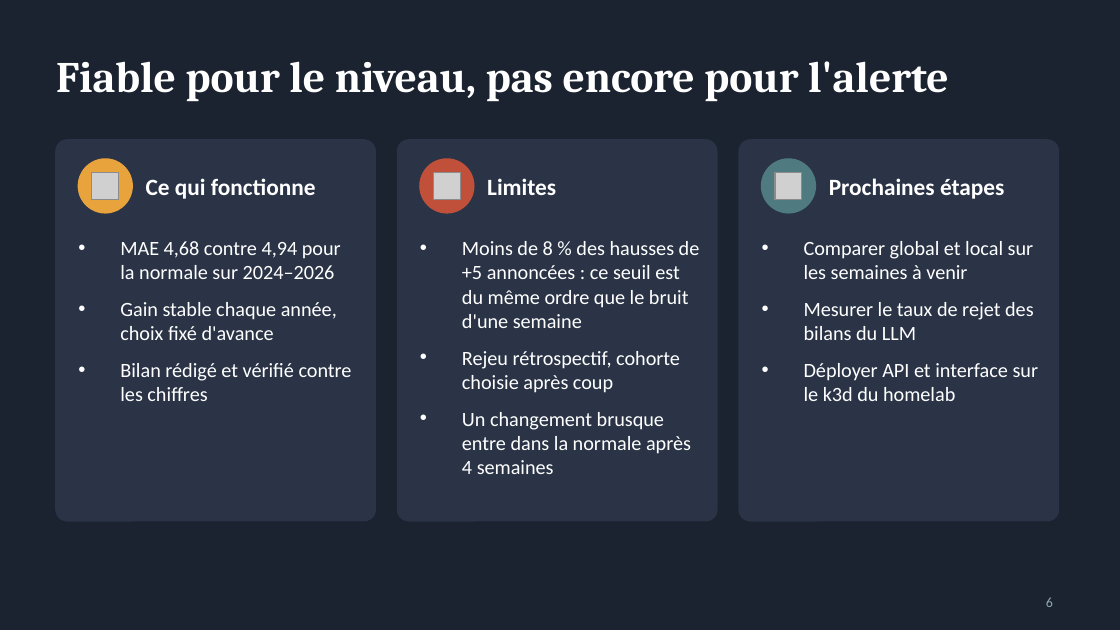
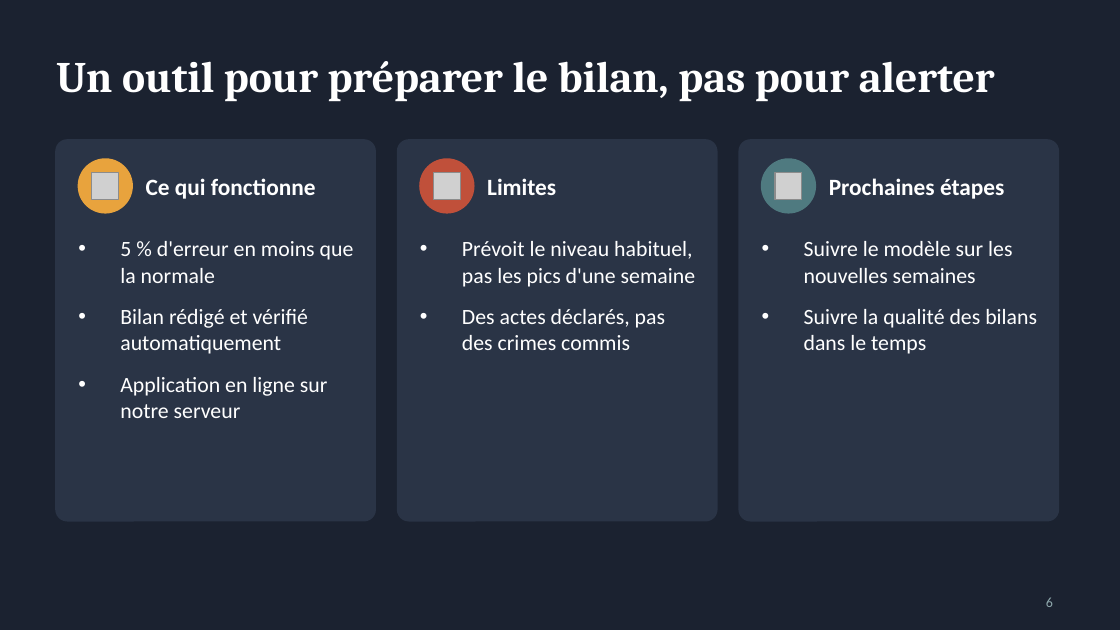
Before and after one commit to mirecloud/criminal-work, a slide deck: slide 6 of livrables/presentation.pptx. Drawn at 1120x630 pixels with LibreOffice and Linux fonts; fonts in the diff are those of the drawing; grey boxes stand for pictures. Boxes give left, top, right and bottom in pixels: in the first picture for what was removed or moved away, otherwise in the second. Text is boxed around its words. In the diff, an @@ line names an element or a change of style, - is before the commit and + after.

```diff
--- a/livrables/presentation.pptx
+++ b/livrables/presentation.pptx
@@ title at bbox=[56, 61, 995, 102]: text changed @@
-Fiable pour le niveau, pas encore pour l'alerte
+Un outil pour préparer le bilan, pas pour alerter
@@ text at bbox=[120, 241, 354, 418]: text changed; size 13 to 14 pt @@
-• MAE 4,68 contre 4,94 pour la normale sur 2024–2026
-• Gain stable chaque année, choix fixé d'avance
-• Bilan rédigé et vérifié contre les chiffres
+• 5 % d'erreur en moins que la normale
+• Bilan rédigé et vérifié automatiquement
+• Application en ligne sur notre serveur
@@ text at bbox=[462, 241, 696, 350]: text changed; size 13 to 14 pt @@
-• Moins de 8 % des hausses de +5 annoncées : ce seuil est du même ordre que le bruit d'une semaine
-• Rejeu rétrospectif, cohorte choisie après coup
-• Un changement brusque entre dans la normale après 4 semaines
+• Prévoit le niveau habituel, pas les pics d'une semaine
+• Des actes déclarés, pas des crimes commis
@@ text at bbox=[804, 241, 1037, 354]: text changed; size 13 to 14 pt @@
-• Comparer global et local sur les semaines à venir
-• Mesurer le taux de rejet des bilans du LLM
-• Déployer API et interface sur le k3d du homelab
+• Suivre le modèle sur les nouvelles semaines
+• Suivre la qualité des bilans dans le temps
```
Also in this commit, not shown: 5 other slides changed.
